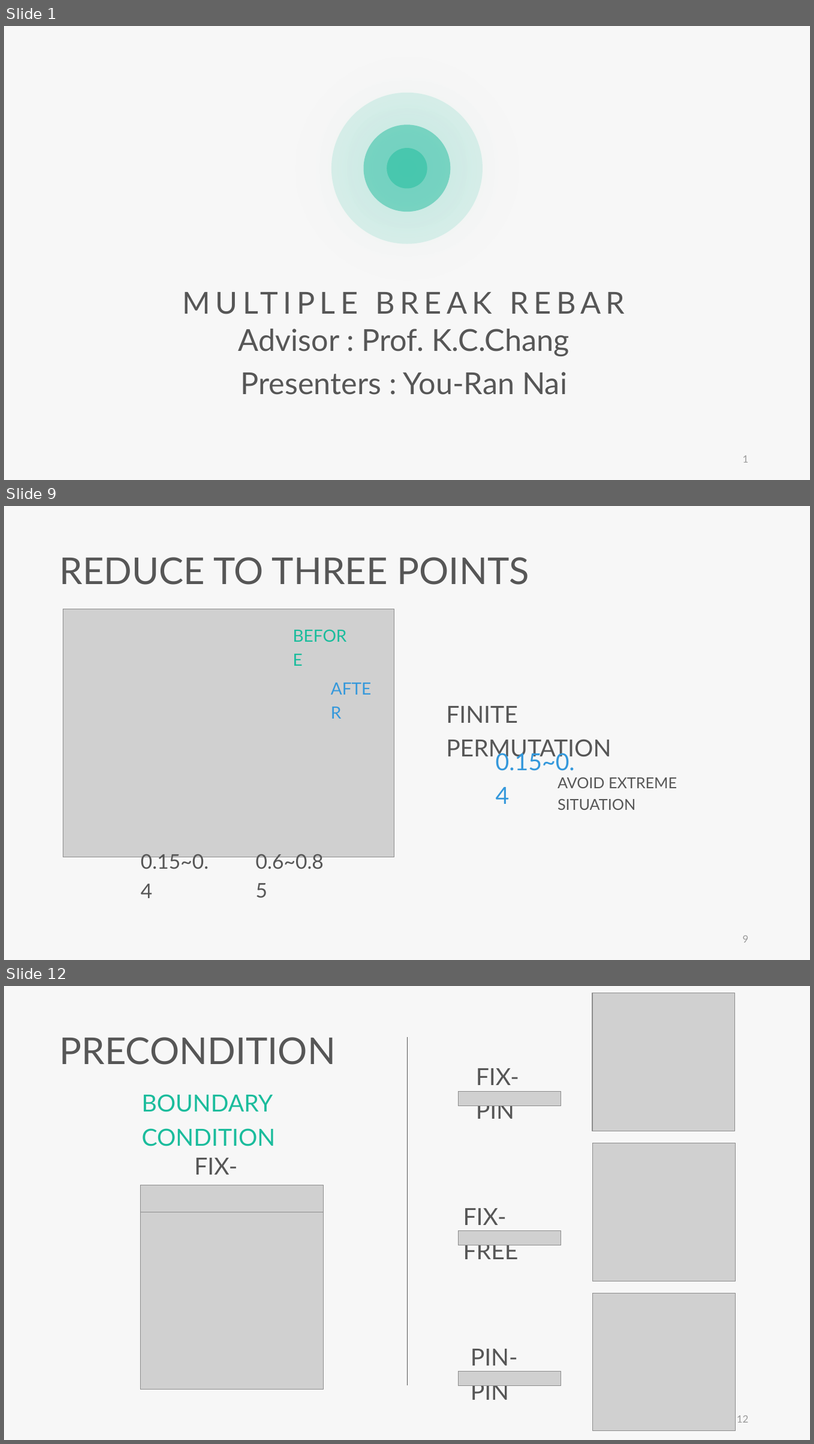
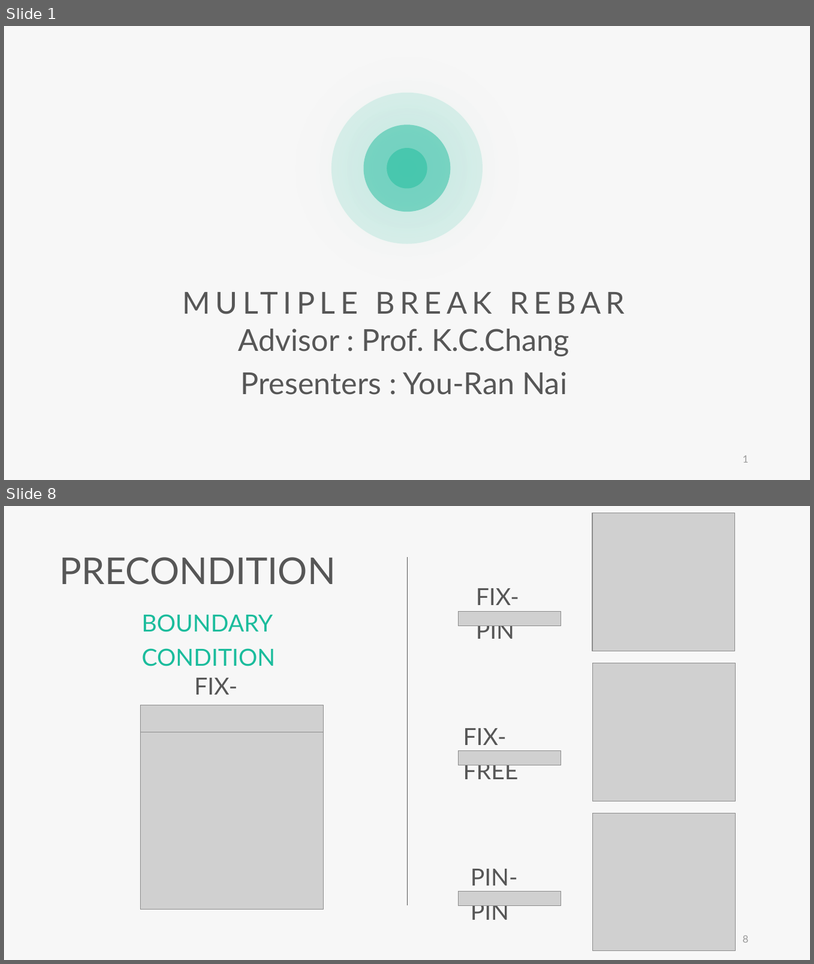
Before and after one commit to skyran1278/VbaProject, a slide deck: 20180126_SmartSplice/20180920_Meeting/20180920 Meeting.pptx. Shown one above the other, each under a label of ours: slides 1, 9 and 12 before the commit, slides 1 and 8 after it; the slides between them are not shown. The pictures are 814x1444 and 814x964 pixels, drawn with LibreOffice and Linux fonts; fonts in the diff are those of the drawing; grey boxes stand for pictures. Boxes give left, top, right and bottom in pixels: in the first picture for what was removed or moved away, otherwise in the second. Text is boxed around its words. In the diff, an @@ line names an element or a change of style, - is before the commit and + after.

```diff
--- a/20180126_SmartSplice/20180920_Meeting/20180920 Meeting.pptx
+++ b/20180126_SmartSplice/20180920_Meeting/20180920 Meeting.pptx
@@ slide 9 removed at <box>4,506,810,960</box>, background #F7F7F7 @@
@@ text removed at <box>60,557,530,585</box> @@
-REDUCE TO THREE POINTS
@@ picture removed at <box>63,609,395,857</box> @@
@@ text removed at <box>293,618,356,648</box> @@
-BEFORE
@@ text removed at <box>331,671,383,702</box> @@
-AFTER
@@ text removed at <box>446,706,611,761</box> @@
-FINITE PERMUTATION
@@ text removed at <box>496,750,575,804</box> @@
-0.15~0.4
@@ text removed at <box>558,777,677,810</box> @@
-AVOID EXTREME SITUATION
@@ text removed at <box>141,853,209,898</box> @@
-0.15~0.4
@@ text removed at <box>256,853,324,868</box> @@
-0.6~0.85
@@ page number removed at <box>743,935,749,942</box> @@
-9
@@ what was slide 12 is now slide 8 @@
@@ page number at <box>743,935,749,942</box>: text changed @@
-12
+8
```
Also in this commit, not shown: 15 slides changed, 3 slides added, 52 other slides removed, 4 other files.
